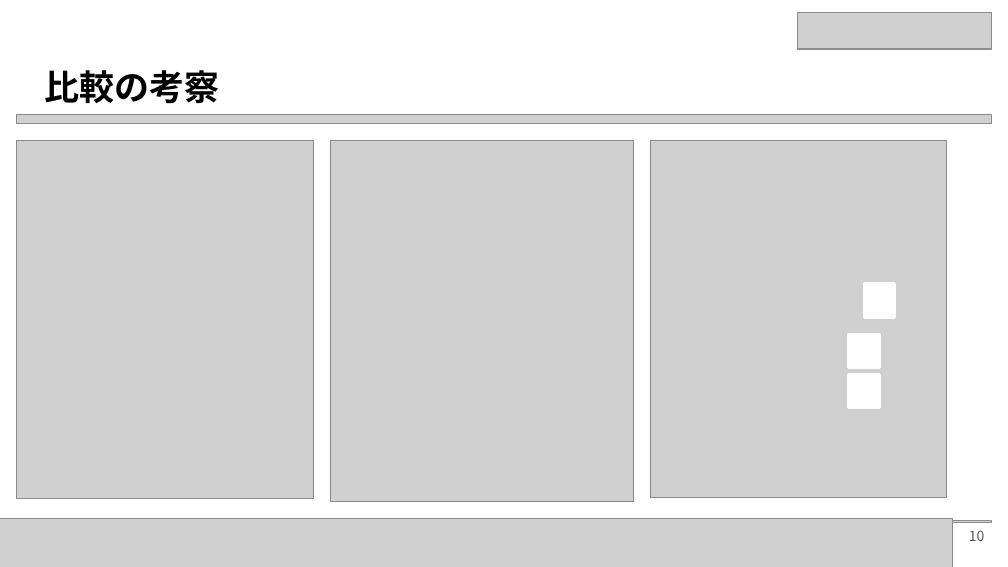
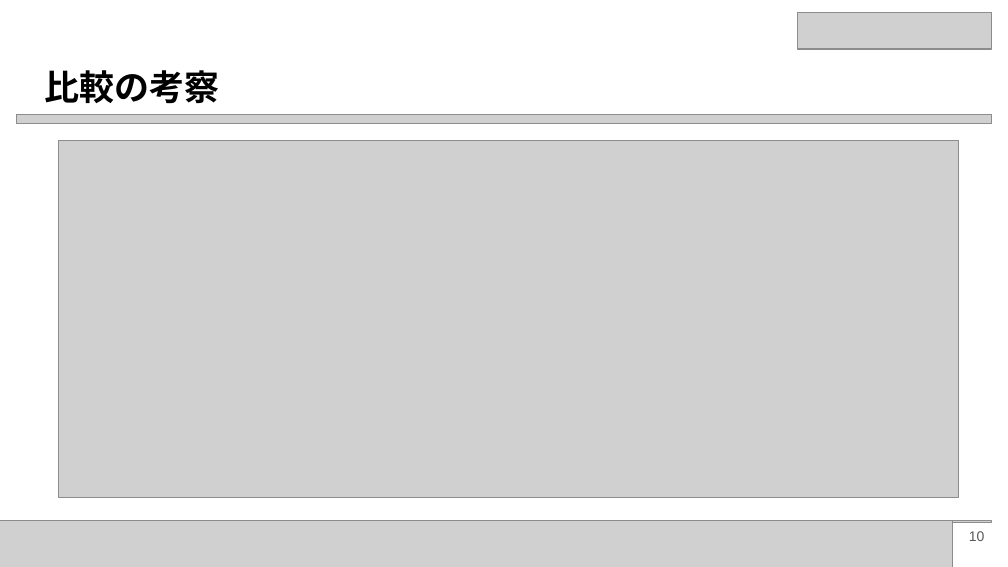
Before and after one commit to Nacchaaan/MY-presentation, a slide deck: slide 10 of 8.pptx. Drawn at 1008x567 pixels with LibreOffice and Linux fonts; fonts in the diff are those of the drawing; grey boxes stand for pictures. Boxes give left, top, right and bottom in pixels: in the first picture for what was removed or moved away, otherwise in the second. Text is boxed around its words. In the diff, an @@ line names an element or a change of style, - is before the commit and + after.

```diff
--- a/8.pptx
+++ b/8.pptx
@@ picture: place and size @@
-picture at box(17, 140, 313, 499)
+picture at box(58, 140, 959, 497)
@@ picture removed at box(330, 140, 633, 502) @@
@@ group removed at box(650, 140, 948, 497): 3 rectangles, 1 picture @@
@@ page number at box(969, 531, 985, 541): font Noto Sans CJK JP to Arial @@
```
Also in this commit, not shown: 1 other slide changed.
